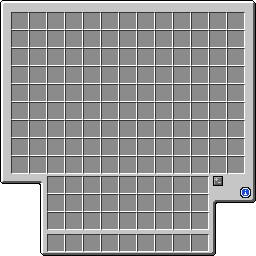
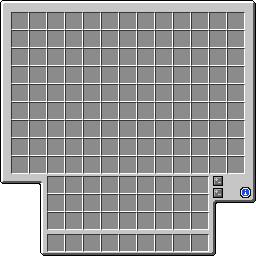
Layers edited between the first and the second 256×256 image:
painted on "Mockup" over left=214, top=189, right=222, bottom=197
painted on "Icons" over left=213, top=188, right=223, bottom=198
